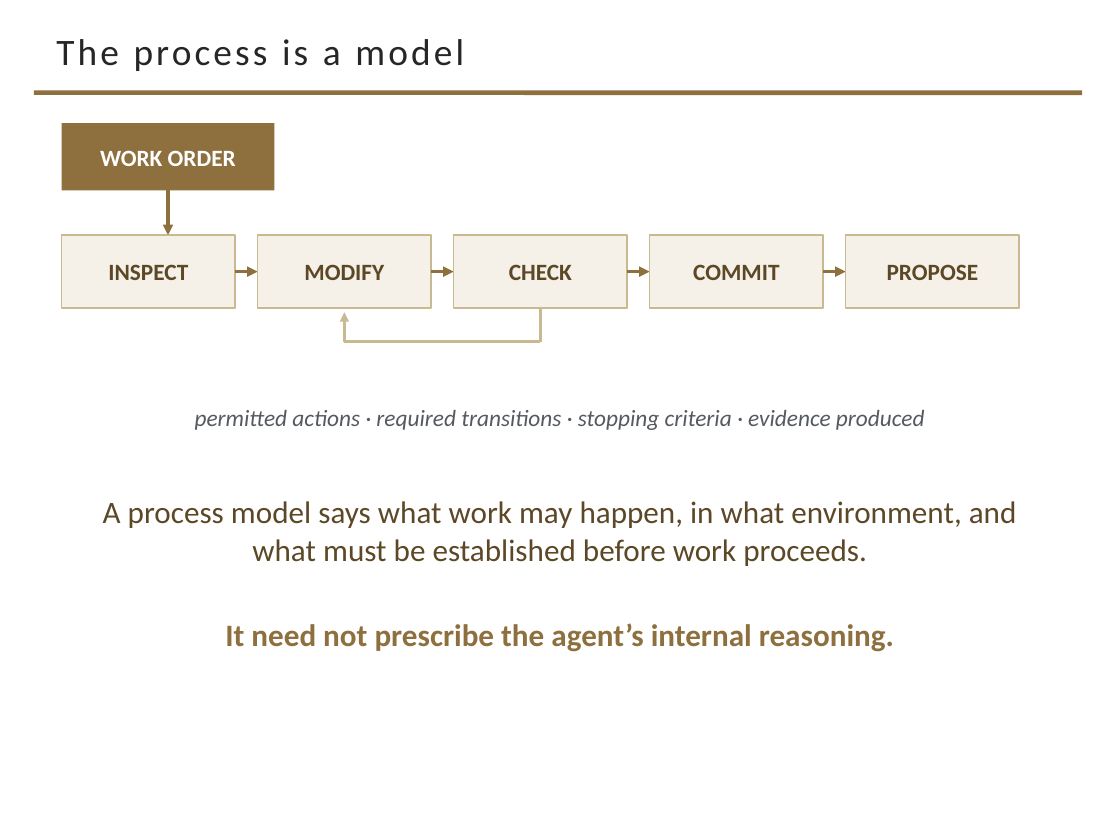
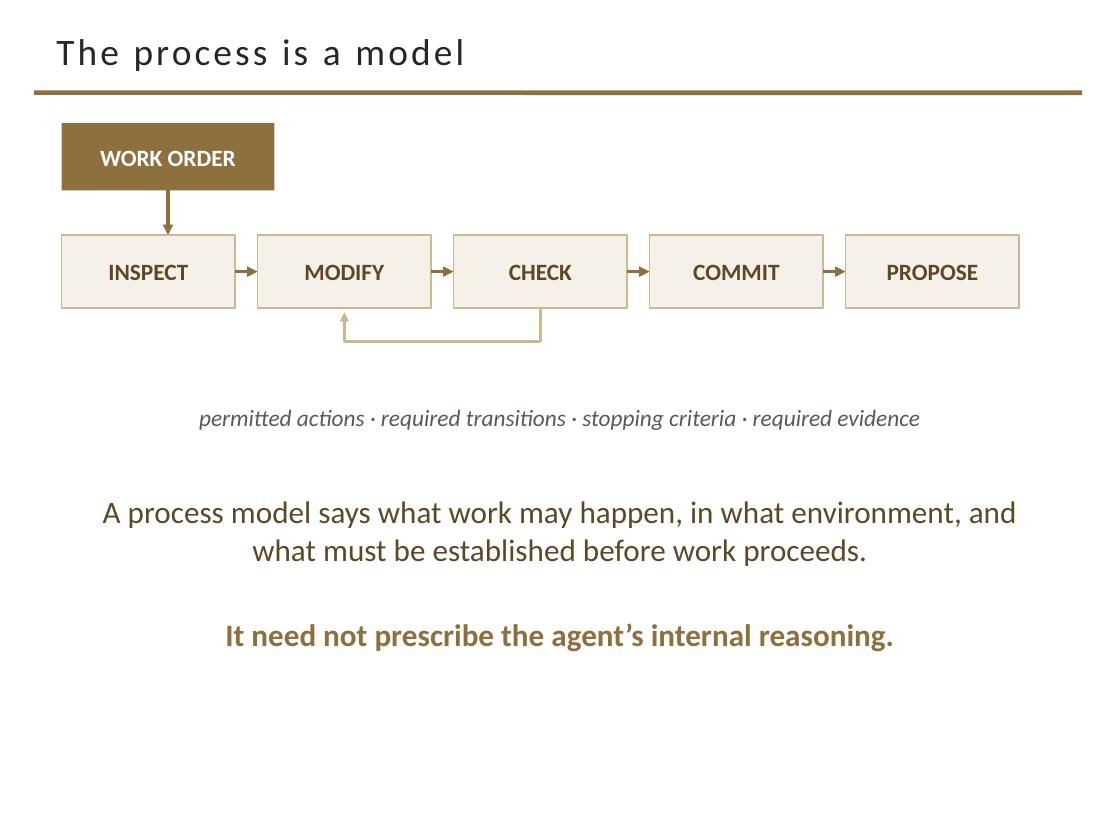
Before and after one commit to davisjam/model-based-agentic-software-engineering, a slide deck: slide 10 of course/lectures/act-2-delegation-and-control/03-alignment/2-3-Alignment.pptx. Drawn at 1120x840 pixels with LibreOffice and Linux fonts; fonts in the diff are those of the drawing; background and template pictures are left out. Boxes give left, top, right and bottom in pixels: in the first picture for what was removed or moved away, otherwise in the second. Text is boxed around its words. In the diff, an @@ line names an element or a change of style, - is before the commit and + after.

```diff
--- a/course/lectures/act-2-delegation-and-control/03-alignment/2-3-Alignment.pptx
+++ b/course/lectures/act-2-delegation-and-control/03-alignment/2-3-Alignment.pptx
@@ text at [199, 410, 920, 430]: text changed @@
-permitted actions · required transitions · stopping criteria · evidence produced
+permitted actions · required transitions · stopping criteria · required evidence
```
Also in this commit, not shown: 10 other slides changed.
